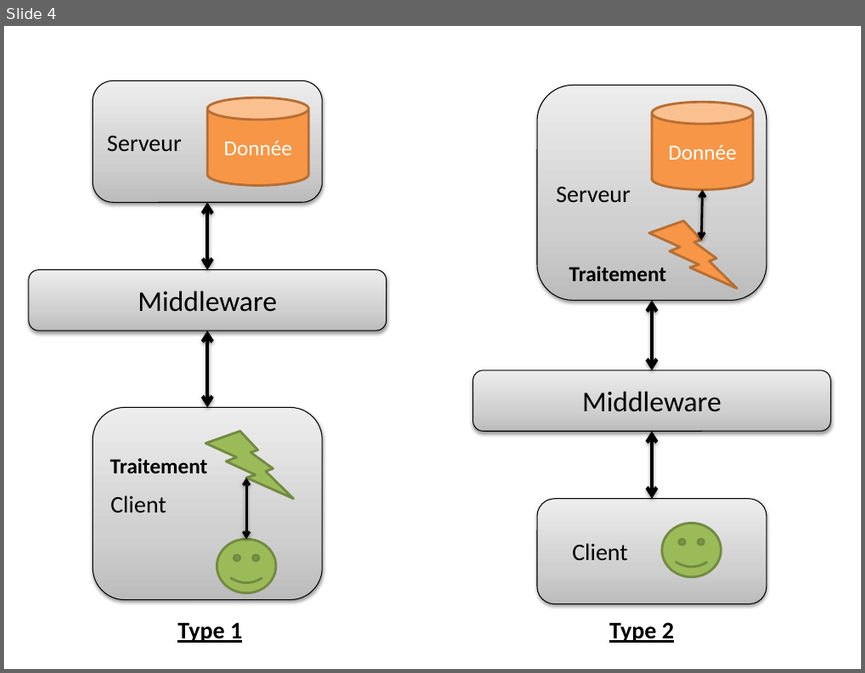
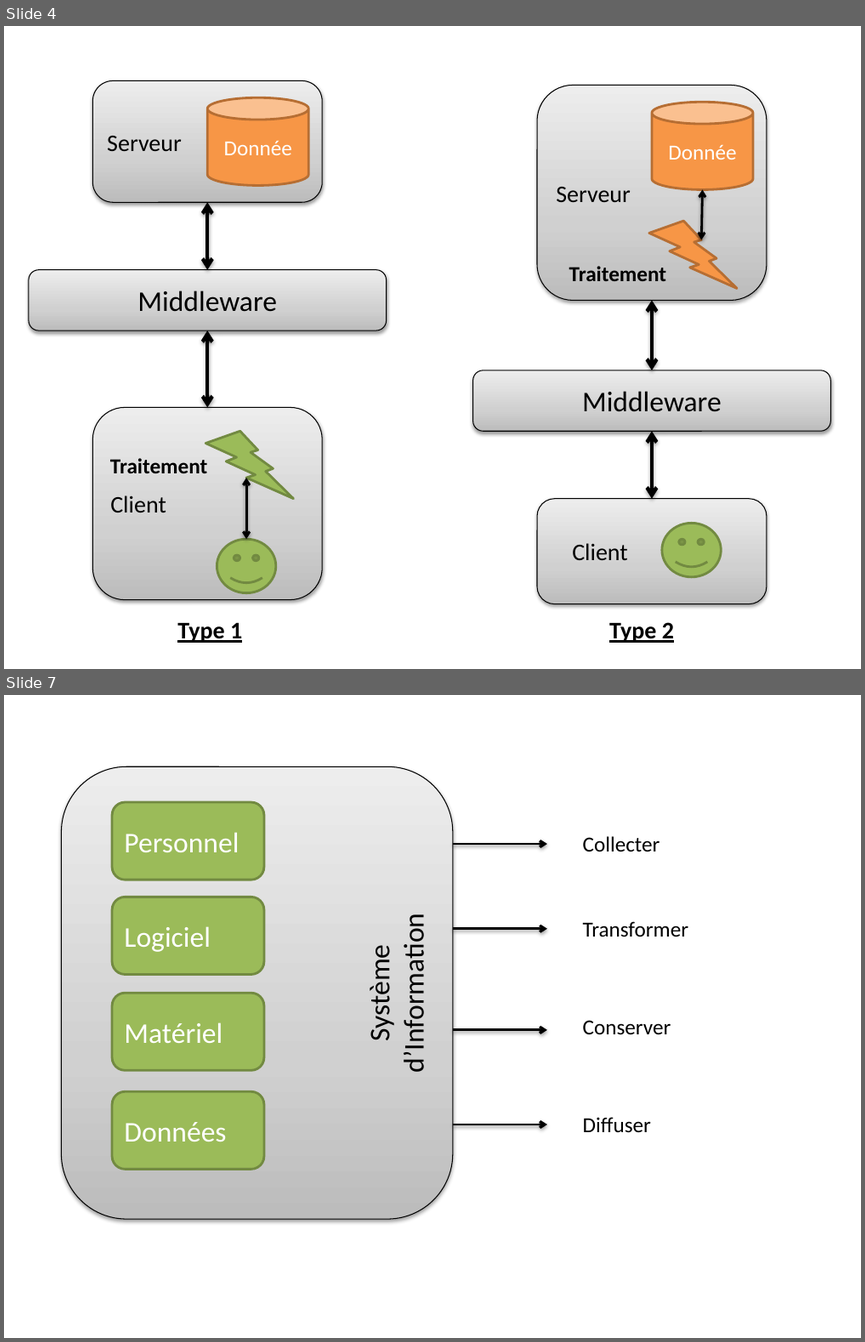
Before and after one commit to dduportal/dduportal.github.io, a slide deck: cours/ensg-asi-2014/src/raws/img_gen.pptx. Shown one above the other, each under a label of ours: slide 4 before the commit, slides 4 and 7 after it; the slides between them are not shown. The pictures are 865x673 and 865x1342 pixels, drawn with LibreOffice and Linux fonts; fonts in the diff are those of the drawing. Boxes give left, top, right and bottom in pixels: in the first picture for what was removed or moved away, otherwise in the second. Text is boxed around its words. In the diff, an @@ line names an element or a change of style, - is before the commit and + after.

```diff
--- a/cours/ensg-asi-2014/src/raws/img_gen.pptx
+++ b/cours/ensg-asi-2014/src/raws/img_gen.pptx
@@ slide 7 added at <box>4,695,861,1338</box>, background #FFFFFF @@
@@ rounded rectangle added at <box>62,767,453,1219</box>, fill gradient #BDBDBD to #D1D1D1 to #EEEEEE, outline #000000 0.75 pt, 24 pt, text #000000 @@
+Système
+d’Information
@@ rounded rectangle added at <box>112,802,263,879</box>, fill #9BBB59, outline #738A42 2 pt, 24 pt, text #FFFFFF @@
+Personnel
@@ arrow added from (453, 844) to (547, 844), #000000 2 pt @@
@@ text added at <box>583,836,660,851</box>, 18 pt, text #000000 @@
+Collecter
@@ rounded rectangle added at <box>112,897,263,975</box>, fill #9BBB59, outline #738A42 2 pt, 24 pt, text #FFFFFF @@
+Logiciel
@@ text added at <box>583,921,689,937</box>, 18 pt, text #000000 @@
+Transformer
@@ arrow added from (453, 929) to (547, 929), #000000 2 pt @@
@@ rounded rectangle added at <box>112,993,263,1069</box>, fill #9BBB59, outline #738A42 2 pt, 24 pt, text #FFFFFF @@
+Matériel
@@ text added at <box>583,1020,671,1035</box>, 18 pt, text #000000 @@
+Conserver
@@ arrow added from (453, 1030) to (547, 1030), #000000 2 pt @@
@@ rounded rectangle added at <box>112,1092,263,1168</box>, fill #9BBB59, outline #738A42 2 pt, 24 pt, text #FFFFFF @@
+Données
@@ arrow added from (453, 1124) to (547, 1124), #000000 2 pt @@
@@ text added at <box>583,1117,651,1133</box>, 18 pt, text #000000 @@
+Diffuser
```
Also in this commit, not shown: 1 slide changed, 2 other slides added, 17 other files.
